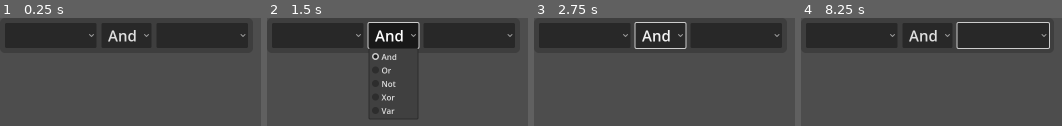
Above: before the commit, frames 1-4 (left to right).
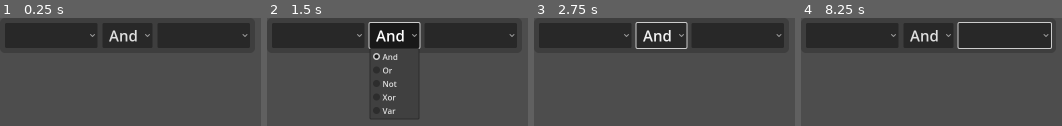
Above: after the commit, the same moments.

Repository: HUG-DEALR/conways_gow
Game: Godot game, scene res://Scenes/Menus/bool_constructor.tscn
The game is run twice, just before and just after one commit, with the same random seed, the same clock (stepped at 60 frames per second) and the same inputs. This scene is started directly instead of the project's main scene.
Inputs (mouse positions are in pixels of both pictures, inside the frame that each line leads up to):
- Up to frame 1 (0.25 s): no input
- Up to frame 2 (1.5 s): click (316, 35) at 0.52 s; click "And" at 1.25 s
- Up to frame 3 (2.75 s): tap Enter at 2 s; move the mouse to (outside the picture) at 2.02 s; hold Up (ui_up) from 2.03 s (still down); click (outside the picture) at 2.17 s
- Up to frame 4 (8.25 s): release Up (ui_up) at 2.75 s; tap Space at 2.75, 4.25, 5.75 s; drag from (outside the picture) to (outside the picture) at 2.77 s; tap Enter at 3.5, 5 s; move the mouse to (outside the picture) at 3.52 s; hold Left (ui_left) 3.53-4.25 s; click (outside the picture) at 3.67 s; drag from (outside the picture) to (outside the picture) at 4.27 s; move the mouse to (outside the picture) at 5.02 s; hold Down (ui_down) 5.03-5.75 s; click (outside the picture) at 5.17 s; drag from (outside the picture) to (outside the picture) at 5.77 s; move the mouse to (outside the picture) at 6.52 s; hold Up (ui_up) 6.53-7.25 s; click (outside the picture) at 6.67 s; drag from (outside the picture) to (outside the picture) at 7.27 s; move the mouse to (outside the picture) at 8.02 s; hold Right (ui_right) from 8.03 s (still down); click (outside the picture) at 8.17 s

The runs differ from the first frame. In frame 1, 0.8% of the frame differs, in the area x 34-96%, y 11-23%; in frame 2, 2.4%, in the area x 34-96%, y 3-89%; in frame 3, 1.3%; in frame 4, 1.2%.
Error before the commit: Invalid access to property or key 'level_info_dict' on a base object of type 'Nil'. (res://Scripts/bool_var_signal_dropdown.gd:31)
Error after the commit: Invalid access to property or key 'level_info_dict' on a base object of type 'Nil'. (res://Scripts/bool_var_signal_dropdown.gd:32)

Commit message:
more progress on level logic settings integration

Diff:
--- a/Scenes/Menus/GUI_Build.tscn
+++ b/Scenes/Menus/GUI_Build.tscn
@@ -1,7 +1,6 @@
-[gd_scene load_steps=7 format=3 uid="uid://8kbmirp7geg7"]
+[gd_scene load_steps=6 format=3 uid="uid://8kbmirp7geg7"]
 
 [ext_resource type="Script" uid="uid://dqmrmfmv2jixh" path="res://Scripts/GUI_Build.gd" id="1_7v46b"]
-[ext_resource type="PackedScene" uid="uid://d3pote4fqgcwc" path="res://Scenes/Menus/logic_term.tscn" id="2_tgoav"]
 
 [sub_resource type="StyleBoxFlat" id="StyleBoxFlat_go701"]
 bg_color = Color(0, 0, 0, 0)
@@ -352,6 +351,7 @@
 text = "❒"
 
 [node name="Add_item_window" type="HBoxContainer" parent="Left_GUI_Root/VBoxContainer/Add_Item"]
+visible = false
 layout_mode = 1
 offset_right = 88.0
 offset_bottom = 50.0
@@ -453,6 +453,49 @@
 max_length = 5
 virtual_keyboard_type = 2
 
+[node name="Text_Input_HBox" type="HBoxContainer" parent="Level_Settings_Root/VBoxContainer"]
+layout_mode = 2
+theme_override_constants/separation = 10
+alignment = 1
+
+[node name="Description" type="TextEdit" parent="Level_Settings_Root/VBoxContainer/Text_Input_HBox"]
+custom_minimum_size = Vector2(250, 250)
+layout_mode = 2
+tooltip_text = "Level Description"
+theme_override_font_sizes/font_size = 20
+placeholder_text = "Level Description"
+context_menu_enabled = false
+drag_and_drop_selection_enabled = false
+empty_selection_clipboard_enabled = false
+wrap_mode = 1
+scroll_smooth = true
+caret_multiple = false
+
+[node name="Instructions" type="TextEdit" parent="Level_Settings_Root/VBoxContainer/Text_Input_HBox"]
+custom_minimum_size = Vector2(250, 250)
+layout_mode = 2
+tooltip_text = "How to Win
+Explain to the player how to complete the level"
+theme_override_font_sizes/font_size = 20
+placeholder_text = "How to Win
+Explain to the player how to complete the level"
+context_menu_enabled = false
+drag_and_drop_selection_enabled = false
+empty_selection_clipboard_enabled = false
+wrap_mode = 1
+scroll_smooth = true
+caret_multiple = false
+
+[node name="Start_Gen_HBox" type="HBoxContainer" parent="Level_Settings_Root/VBoxContainer"]
+visible = false
+layout_mode = 2
+theme_override_constants/separation = 10
+alignment = 1
+
+[node name="SpinBox" type="SpinBox" parent="Level_Settings_Root/VBoxContainer/Start_Gen_HBox"]
+layout_mode = 2
+alignment = 1
+
 [node name="HBoxContainer" type="HBoxContainer" parent="Level_Settings_Root/VBoxContainer"]
 layout_mode = 2
 theme_override_constants/separation = 10
@@ -460,36 +503,37 @@
 
 [node name="Apply_Level_Settings" type="Button" parent="Level_Settings_Root/VBoxContainer/HBoxContainer"]
 show_behind_parent = true
-custom_minimum_size = Vector2(100, 50)
+custom_minimum_size = Vector2(150, 50)
 layout_mode = 2
 tooltip_text = "Save current build to local file"
 focus_mode = 1
 mouse_filter = 1
-theme_override_font_sizes/font_size = 20
+theme_override_font_sizes/font_size = 30
 text = "Apply
 "
 
 [node name="Cancel_Level_Settings" type="Button" parent="Level_Settings_Root/VBoxContainer/HBoxContainer"]
 show_behind_parent = true
-custom_minimum_size = Vector2(100, 50)
+custom_minimum_size = Vector2(150, 50)
 layout_mode = 2
 tooltip_text = "Save current build to local file"
 focus_mode = 1
 mouse_filter = 1
-theme_override_font_sizes/font_size = 20
+theme_override_font_sizes/font_size = 30
 text = "Cancel"
 
 [node name="Logic_Settings_Root" type="PanelContainer" parent="."]
+visible = false
 layout_mode = 1
 anchors_preset = 8
 anchor_left = 0.5
 anchor_top = 0.5
 anchor_right = 0.5
 anchor_bottom = 0.5
-offset_left = -10.0
-offset_top = -10.0
-offset_right = 10.0
-offset_bottom = 10.0
+offset_left = -474.0
+offset_top = -208.5
+offset_right = 474.0
+offset_bottom = 208.5
 grow_horizontal = 2
 grow_vertical = 2
 theme_override_styles/panel = SubResource("StyleBoxFlat_57d56")
@@ -506,20 +550,17 @@
 vertical_alignment = 1
 
 [node name="ScrollContainer" type="ScrollContainer" parent="Logic_Settings_Root/VBoxContainer"]
-custom_minimum_size = Vector2(0, 285)
+custom_minimum_size = Vector2(0, 400)
 layout_mode = 2
 theme_override_styles/panel = SubResource("StyleBoxFlat_tgoav")
 follow_focus = true
 horizontal_scroll_mode = 0
-vertical_scroll_mode = 2
+vertical_scroll_mode = 4
 
 [node name="VBoxContainer" type="VBoxContainer" parent="Logic_Settings_Root/VBoxContainer/ScrollContainer"]
 custom_minimum_size = Vector2(900, 0)
 layout_mode = 2
 theme_override_constants/separation = 15
-
-[node name="Logic_Term_0" parent="Logic_Settings_Root/VBoxContainer/ScrollContainer/VBoxContainer" instance=ExtResource("2_tgoav")]
-layout_mode = 2
 
 [node name="New_Bool" type="Button" parent="Logic_Settings_Root/VBoxContainer/ScrollContainer/VBoxContainer"]
 self_modulate = Color(1, 1, 1, 0.784314)
@@ -538,14 +579,14 @@
 [node name="Apply_Logic" type="Button" parent="Logic_Settings_Root/VBoxContainer/HBoxContainer"]
 custom_minimum_size = Vector2(150, 50)
 layout_mode = 2
-tooltip_text = "Apply logic settings"
+tooltip_text = "Apply Logic Settings"
 theme_override_font_sizes/font_size = 30
 text = "Apply"
 
 [node name="Cancel_Logic" type="Button" parent="Logic_Settings_Root/VBoxContainer/HBoxContainer"]
 custom_minimum_size = Vector2(150, 50)
 layout_mode = 2
-tooltip_text = "Cancel Changes"
+tooltip_text = "Save but not apply Logic Settings"
 theme_override_font_sizes/font_size = 30
 text = "Cancel"
 
@@ -579,4 +620,5 @@
 [connection signal="pressed" from="Level_Settings_Root/VBoxContainer/HBoxContainer/Apply_Level_Settings" to="." method="_on_apply_level_settings_pressed"]
 [connection signal="pressed" from="Level_Settings_Root/VBoxContainer/HBoxContainer/Cancel_Level_Settings" to="." method="_on_cancel_level_settings_pressed"]
 [connection signal="pressed" from="Logic_Settings_Root/VBoxContainer/ScrollContainer/VBoxContainer/New_Bool" to="." method="_on_new_bool_pressed"]
+[connection signal="pressed" from="Logic_Settings_Root/VBoxContainer/HBoxContainer/Apply_Logic" to="." method="_on_apply_logic_pressed"]
 [connection signal="pressed" from="Logic_Settings_Root/VBoxContainer/HBoxContainer/Cancel_Logic" to="." method="_on_cancel_logic_settings_pressed"]
--- a/Scenes/Menus/bool_var_signal_dropdown.tscn
+++ b/Scenes/Menus/bool_var_signal_dropdown.tscn
@@ -14,16 +14,18 @@
 theme_override_font_sizes/font_size = 30
 alignment = 1
 allow_reselect = true
-item_count = 4
+item_count = 5
 popup/item_0/text = "Logic Gate"
 popup/item_0/id = 0
-popup/item_1/text = "True"
+popup/item_1/text = "Gen Count"
 popup/item_1/id = 1
-popup/item_2/text = "False"
+popup/item_2/text = "True"
 popup/item_2/id = 2
-popup/item_3/text = "Triggers"
+popup/item_3/text = "False"
 popup/item_3/id = 3
-popup/item_3/separator = true
+popup/item_4/text = "Triggers"
+popup/item_4/id = 4
+popup/item_4/separator = true
 script = ExtResource("1_t35v4")
 
 [connection signal="item_selected" from="." to="." method="_on_item_selected"]
--- /dev/null
+++ b/Scenes/Menus/gen_count_constructor.tscn
@@ -0,0 +1,68 @@
+[gd_scene load_steps=3 format=3 uid="uid://bwdne2lnj71mr"]
+
+[ext_resource type="Script" uid="uid://lcpu8xbl4w1r" path="res://Scripts/gen_count_constructor.gd" id="1_l4epg"]
+
+[sub_resource type="StyleBoxFlat" id="StyleBoxFlat_tgoav"]
+content_margin_left = 10.0
+content_margin_top = 10.0
+content_margin_right = 10.0
+content_margin_bottom = 10.0
+bg_color = Color(0, 0, 0, 0.196078)
+corner_radius_top_left = 10
+corner_radius_top_right = 10
+corner_radius_bottom_right = 10
+corner_radius_bottom_left = 10
+
+[node name="Gen_Count_Constructor" type="PanelContainer"]
+custom_minimum_size = Vector2(50, 50)
+theme_override_styles/panel = SubResource("StyleBoxFlat_tgoav")
+script = ExtResource("1_l4epg")
+
+[node name="HBoxContainer" type="HBoxContainer" parent="."]
+custom_minimum_size = Vector2(50, 50)
+layout_mode = 2
+theme_override_constants/separation = 10
+
+[node name="Label" type="Label" parent="HBoxContainer"]
+layout_mode = 2
+tooltip_text = "Generation Number"
+mouse_filter = 1
+theme_override_font_sizes/font_size = 30
+text = "Gen #"
+
+[node name="Opperator" type="OptionButton" parent="HBoxContainer"]
+custom_minimum_size = Vector2(70, 50)
+layout_mode = 2
+tooltip_text = "Generation number opperator"
+theme_override_font_sizes/font_size = 30
+alignment = 1
+selected = 0
+fit_to_longest_item = false
+allow_reselect = true
+item_count = 7
+popup/item_0/text = "="
+popup/item_0/id = 0
+popup/item_1/text = "<="
+popup/item_1/id = 1
+popup/item_2/text = ">="
+popup/item_2/id = 2
+popup/item_3/text = "<"
+popup/item_3/id = 3
+popup/item_4/text = ">"
+popup/item_4/id = 4
+popup/item_5/text = "!="
+popup/item_5/id = 5
+popup/item_6/text = "Revert to Variable"
+popup/item_6/id = 6
+
+[node name="Target_Number" type="SpinBox" parent="HBoxContainer"]
+custom_minimum_size = Vector2(90, 0)
+layout_mode = 2
+tooltip_text = "Generation number to compare to"
+rounded = true
+allow_greater = true
+allow_lesser = true
+alignment = 1
+custom_arrow_step = 1.0
+
+[connection signal="item_selected" from="HBoxContainer/Opperator" to="." method="_on_opperator_item_selected"]
--- a/Scripts/GUI_Build.gd
+++ b/Scripts/GUI_Build.gd
@@ -34,6 +34,7 @@
 var mouse_over_zoom_options: bool = false
 var mouse_over_reset_options: bool = false
 var active_directory: String = ""
+var logic_terms: Dictionary = {} # Format is node: [String ( Outcome ) , String( eval_text )]
 
 func _ready() -> void:
 	speed_slider.visible = false
@@ -46,6 +47,8 @@
 	level_settings_root.visible = false
 	logic_settings_root.visible = false
 
+	_on_new_bool_pressed()
+
 func set_gui_visible(set_to_visible: bool) -> void:
 	self.visible = set_to_visible
 
@@ -188,6 +191,11 @@
 		logic_settings_tween.play()
 		await logic_settings_tween.finished
 		logic_settings_root.visible = false
+
+func get_all_logic_term_eval_strings() -> void:
+	for logic_term in logic_terms.keys():
+		logic_terms[logic_term] = logic_term.get_bool_info()
+	Global.world_scene.level_info_dict["logic_terms"] = logic_terms
 
 func update_level_settings_display() -> void:
 	var grid_dimensions: Vector2i = Global.world_scene.level_info_dict["grid_dimensions"]
@@ -371,10 +379,15 @@
 func _on_cancel_logic_settings_pressed() -> void:
 	toggle_expand_logic_settings(false)
 
+func _on_apply_logic_pressed() -> void:
+	get_all_logic_term_eval_strings()
+	toggle_expand_logic_settings(false)
+
 func _on_new_bool_pressed() -> void:
 	var instance = load(logic_term_path).instantiate()
 	logic_terms_vbox.add_child(instance)
 	logic_terms_vbox.move_child(instance, -2)
+	logic_terms[instance] = "" # Standin until the actual eval text is retrieved and implimented
 
 func _on_exit_pressed() -> void:
 	Global.world_scene.button_signal("main")
--- a/Scripts/bool_var_signal_dropdown.gd
+++ b/Scripts/bool_var_signal_dropdown.gd
@@ -1,6 +1,7 @@
 extends OptionButton
 
 const bool_constructor_path: String = "res://Scenes/Menus/bool_constructor.tscn"
+const gen_count_constructor_path: String = "res://Scenes/Menus/gen_count_constructor.tscn"
 
 var target_trigger # This can be a node or a string
 
@@ -16,31 +17,33 @@
 	else:
 		return "false"
 
-func replace_self_with_bool_constructor() -> void:
+func replace_self_with_alternate(path: String) -> void:
 	var parent = get_parent()
 	if not (parent is Control):
 		return
-	var instance = load(bool_constructor_path).instantiate()
+	var instance = load(path).instantiate()
 	parent.add_child(instance)
 	queue_free()
 
 func refresh_trigger_list() -> void:
-	while item_count > 4:
+	while item_count > 5:
 		remove_item(item_count - 1) # Using index -1 throws an error
 
 	var triggers_dict: Dictionary = Global.world_scene.level_info_dict["trigger_zones"]
 	for trigger_node in triggers_dict.keys():
-		add_item(triggers_dict[trigger_node][3], 4)
+		add_item(triggers_dict[trigger_node][3], 5)
 
 func _on_item_selected(index: int) -> void:
 	match index:
 		0: # New logic gate
-			replace_self_with_bool_constructor()
-		1: # True
+			replace_self_with_alternate(bool_constructor_path)
+		1: # Gen Count
+			replace_self_with_alternate(gen_count_constructor_path)
+		2: # True
 			target_trigger = "true"
-		2: # False
+		3: # False
 			target_trigger = "false"
-		3: # Seperator
+		4: # Seperator
 			pass
 			# This code is unreachable
 		_: # trigger
--- /dev/null
+++ b/Scripts/gen_count_constructor.gd
@@ -0,0 +1,28 @@
+extends Control
+
+@onready var target_number: SpinBox = $HBoxContainer/Target_Number
+@onready var opperator: OptionButton = $HBoxContainer/Opperator
+
+const trigger_selector_path: String = "res://Scenes/Menus/bool_var_signal_dropdown.tscn"
+
+func _ready() -> void:
+	var target_number_line_edit = target_number.get_line_edit()
+	target_number_line_edit.add_theme_font_size_override("font_size", 30)
+
+func replace_self_with_alternate(path: String) -> void:
+	var parent = get_parent()
+	if not (parent is Control):
+		return
+	var instance = load(path).instantiate()
+	parent.add_child(instance)
+	queue_free()
+
+func get_bool_string_segment() -> String:
+	if opperator.selected == 6: # Revert to variable
+		return "false"
+	return "(gen_count " + opperator.get_item_text(opperator.selected) + " " + str(int(target_number.value)) + ")"
+
+func _on_opperator_item_selected(index: int) -> void:
+	match index:
+		6: # Revert to variable
+			replace_self_with_alternate(trigger_selector_path)
--- a/Scripts/logic_term.gd
+++ b/Scripts/logic_term.gd
@@ -1,13 +1,37 @@
 extends ScrollContainer
 
 @onready var option_button_output: OptionButton = $HBoxContainer/OptionButton_Output
+@onready var h_box_container: HBoxContainer = $HBoxContainer
 
 var entry_exit_tween: Tween
 
 func _ready() -> void:
+	entry_exit_animation(true)
+	await get_tree().process_frame
 	if get_index() == 0:
 		option_button_output.get_popup().set_item_disabled(7, true)
-	entry_exit_animation(true)
+
+func get_bool_info() -> Array:
+	var outcome_string: String = ""
+	match option_button_output.selected:
+		0: # Victory
+			outcome_string = "victory"
+		1: # Defeat
+			outcome_string = "defeat"
+		2: # ★☆☆
+			outcome_string = "star_1"
+		3: # ☆★☆
+			outcome_string = "star_2"
+		4: # ☆☆★
+			outcome_string = "star_3"
+		5: # ★★☆
+			outcome_string = "star_1_2"
+		6: # ★★★
+			outcome_string = "star_1_2_3"
+		7: # Delete self
+			return ["",""] # This should never trigger
+	var bool_string: String = h_box_container.get_child(-1).get_bool_string_segment()
+	return [outcome_string, bool_string]
 
 func entry_exit_animation(entering: bool) -> void:
 	if entry_exit_tween:
--- a/Scripts/world.gd
+++ b/Scripts/world.gd
@@ -30,6 +30,7 @@
 	"can_build_zones": {}, # format is node: ["filter", Rect2]
 	"no_build_zones": {}, # format is node: ["filter", Rect2]
 	"trigger_zones": {}, # format is node: ["filter", Rect2, "Logic Gate", "trigger_identifier"] # Filter types are: All, Empty, Alive, Target, Hole, Pole, Ally
+	"logic_terms": {}, # format is node: ["outcome", "eval_string"]
 }
 var trigger_zone_id_itterator: int = 0
 
@@ -309,7 +310,7 @@
 		"values": values
 	}
 
-func evaluate_end_level_expression(root_bool_node: Node) -> bool:
+func evaluate_end_level_expression(root_bool_node: Node) -> bool: # This needs to be remade from scratch
 	if root_bool_node == null:
 		return false
 
Not shown, added: Scripts/gen_count_constructor.gd.uid
